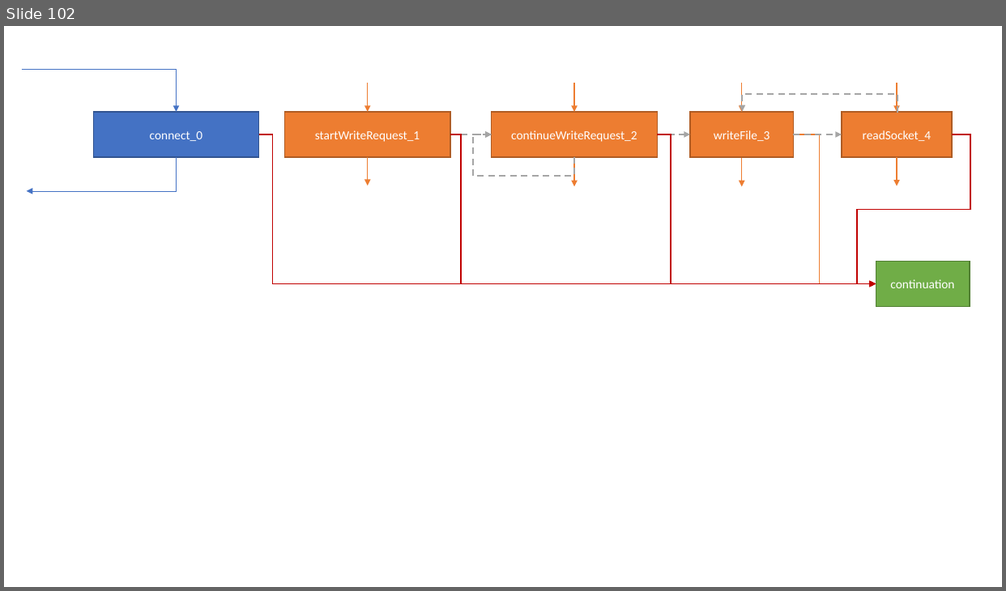
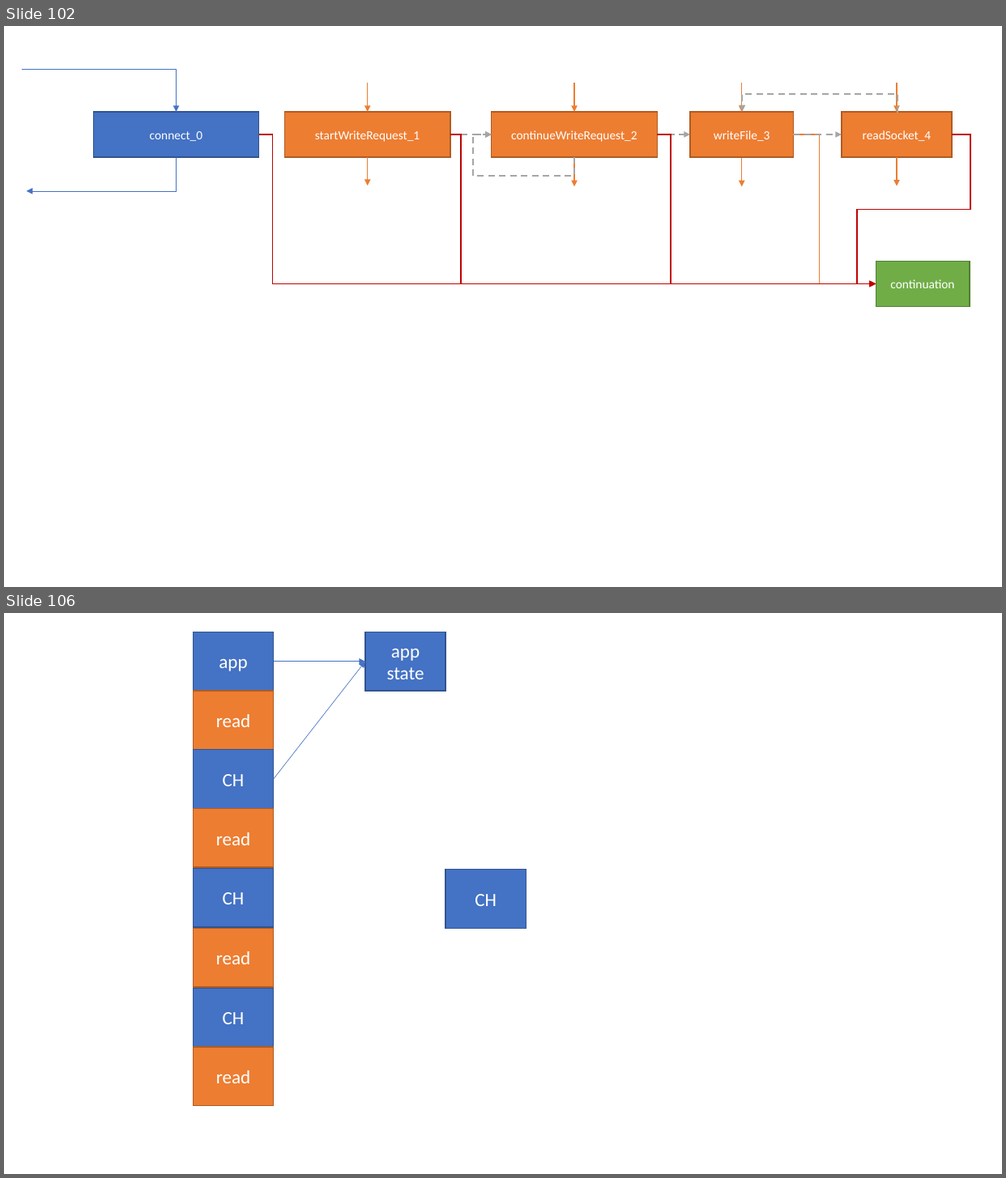
Before and after one commit to isel-leic-pc/s2021v-li51n, a slide deck: docs/threads.pptx. Shown one above the other, each under a label of ours: slide 102 before the commit, slides 102 and 106 after it; the slides between them are not shown. The pictures are 1006x591 and 1006x1178 pixels, drawn with LibreOffice and Linux fonts; fonts in the diff are those of the drawing. Boxes give left, top, right and bottom in pixels: in the first picture for what was removed or moved away, otherwise in the second. Text is boxed around its words. In the diff, an @@ line names an element or a change of style, - is before the commit and + after.

```diff
--- a/docs/threads.pptx
+++ b/docs/threads.pptx
@@ slide 106 added at (x1=4, y1=613, x2=1002, y2=1174), background #FFFFFF @@
@@ rectangle added at (x1=194, y1=632, x2=274, y2=691), fill #4472C4, outline #325491 1 pt, 18 pt, text #FFFFFF @@
+app
@@ rectangle added at (x1=365, y1=632, x2=445, y2=691), fill #4472C4, outline #325491 1 pt, 18 pt, text #FFFFFF @@
+app
+state
@@ arrow added from (274, 662) to (365, 662), #4472C4 0.5 pt @@
@@ arrow added from (274, 779) to (365, 662), #4472C4 0.5 pt @@
@@ rectangle added at (x1=194, y1=691, x2=274, y2=750), fill #ED7D31, outline #AF5C24 1 pt, 18 pt, text #FFFFFF @@
+read
@@ rectangle added at (x1=194, y1=750, x2=274, y2=809), fill #4472C4, outline #325491 1 pt, 18 pt, text #FFFFFF @@
+CH
@@ rectangle added at (x1=194, y1=808, x2=274, y2=867), fill #ED7D31, outline #AF5C24 1 pt, 18 pt, text #FFFFFF @@
+read
@@ rectangle added at (x1=194, y1=868, x2=274, y2=927), fill #4472C4, outline #325491 1 pt, 18 pt, text #FFFFFF @@
+CH
@@ rectangle added at (x1=445, y1=870, x2=526, y2=929), fill #4472C4, outline #325491 1 pt, 18 pt, text #FFFFFF @@
+CH
@@ rectangle added at (x1=194, y1=928, x2=274, y2=987), fill #ED7D31, outline #AF5C24 1 pt, 18 pt, text #FFFFFF @@
+read
@@ rectangle added at (x1=194, y1=988, x2=274, y2=1047), fill #4472C4, outline #325491 1 pt, 18 pt, text #FFFFFF @@
+CH
@@ rectangle added at (x1=194, y1=1047, x2=274, y2=1106), fill #ED7D31, outline #AF5C24 1 pt, 18 pt, text #FFFFFF @@
+read
```
Also in this commit, not shown: 1 slide changed, 8 other slides added, 2 other files.
